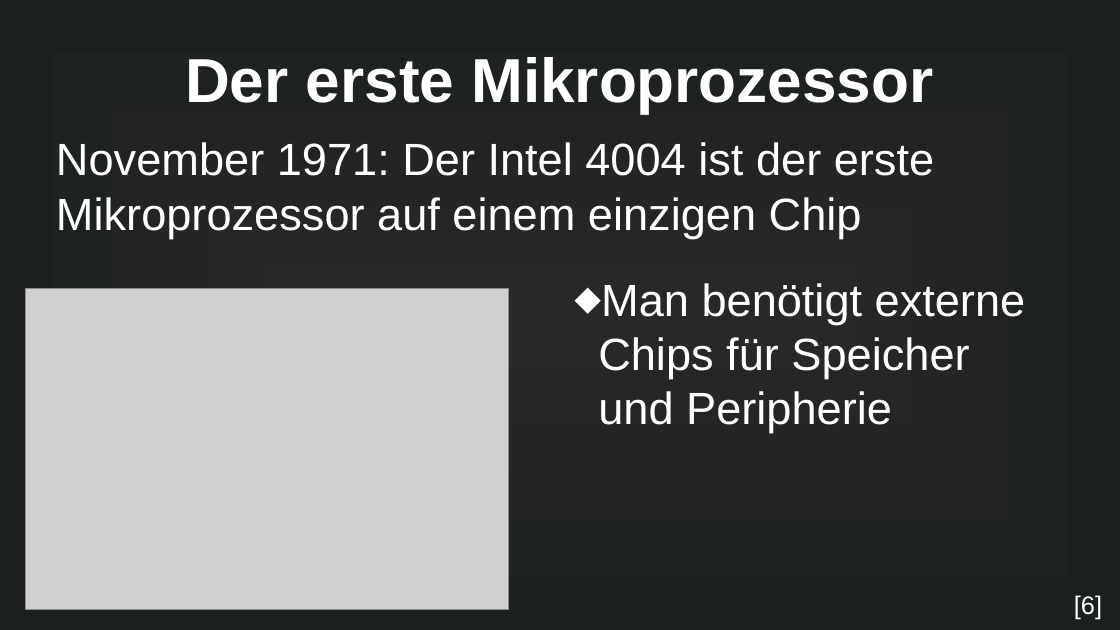
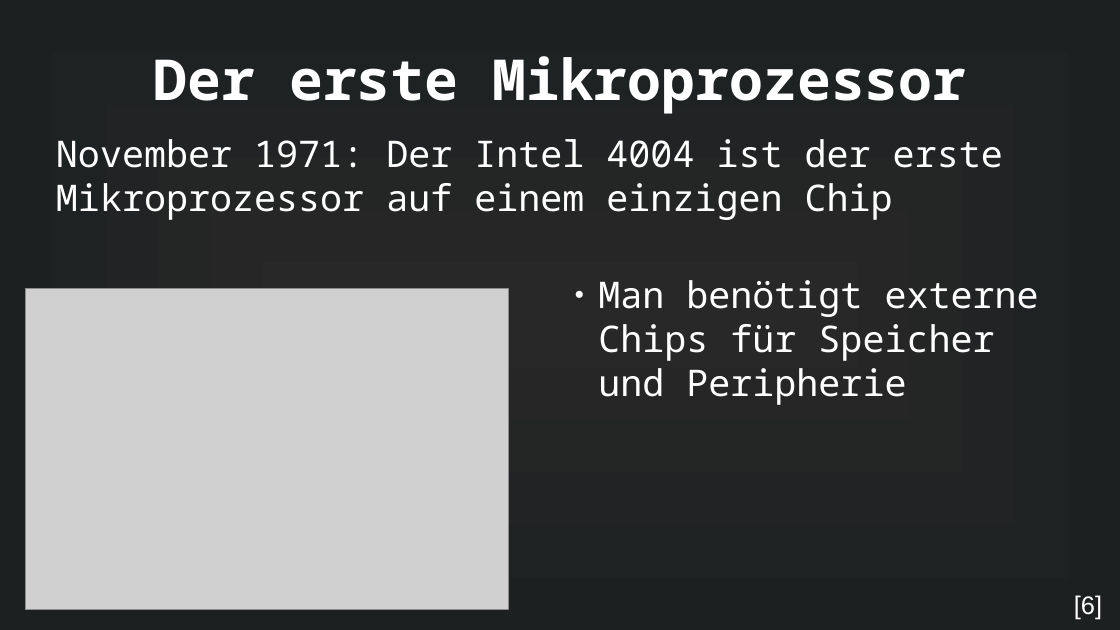
Before and after one commit to MuffinKran24/IMP_GFS, a slide deck: slide 8 of Mikrocontroller_GFS.odp. Drawn at 1120x630 pixels with LibreOffice and Linux fonts; fonts in the diff are those of the drawing; grey boxes stand for pictures. Boxes give left, top, right and bottom in pixels: in the first picture for what was removed or moved away, otherwise in the second. Text is boxed around its words. In the diff, an @@ line names an element or a change of style, - is before the commit and + after.

```diff
--- a/Mikrocontroller_GFS.odp
+++ b/Mikrocontroller_GFS.odp
@@ title "Der erste Mikroprozessor" at [154,56,966,114]: size 44 to 40 pt, font Arial to Noto Sans Mono @@
@@ text "November 1971: Der Intel 4004 ..." at [56,139,1003,220]: size 32 to 26 pt, font Arial to Noto Sans Mono @@
@@ text "Man benötigt externe Chips für ..." at [598,280,1039,405]: size 32 to 26 pt, font Arial to Noto Sans Mono; bullet ⬥ to ● @@
```
Also in this commit, not shown: 24 other slides changed, 1 slide added, 6 other files.
